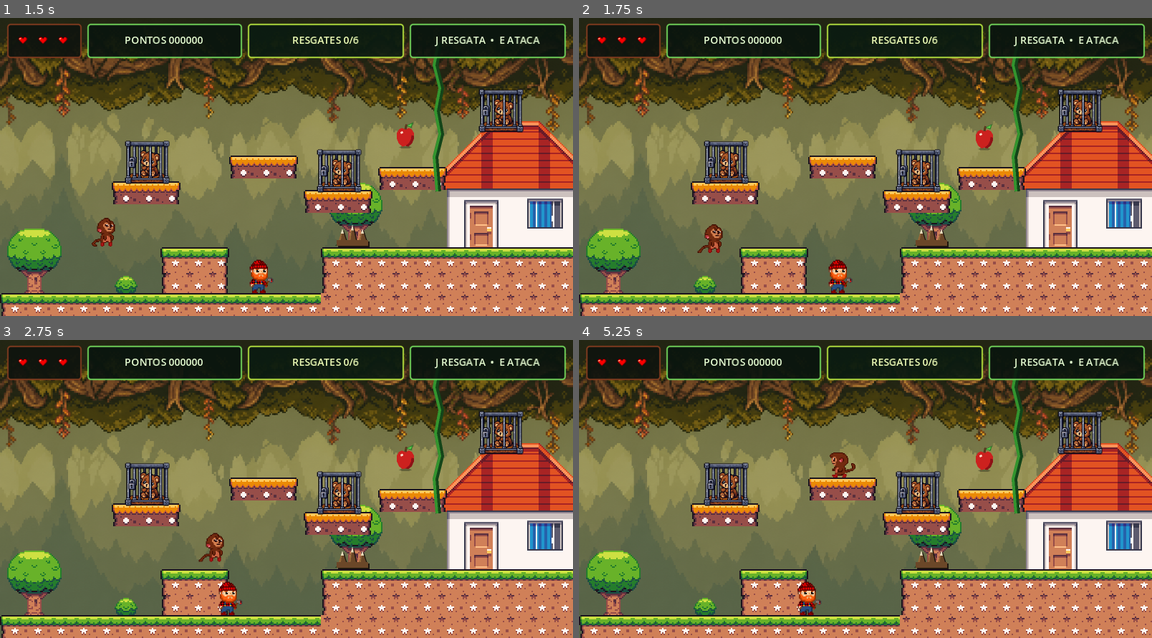
Above: before the commit, frames 1-4 (two rows, left to right).
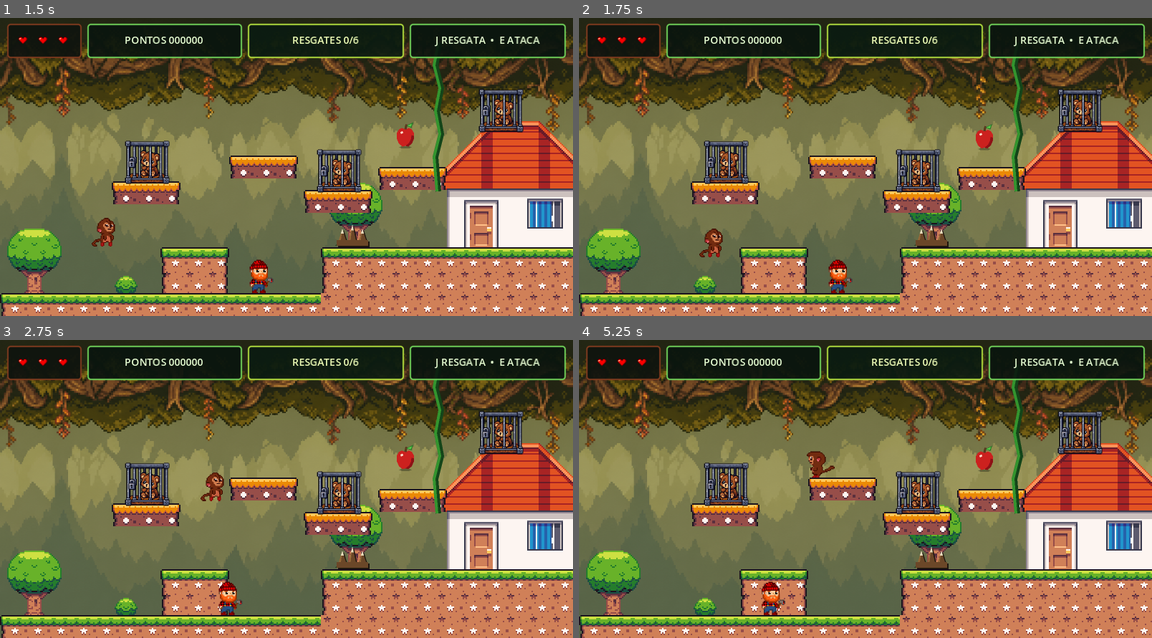
Above: after the commit, the same moments.

Repository: JhosefyRocha/PunchGame
Game: Godot game, scene res://PrimeiraCena.tscn
The game is run twice, just before and just after one commit, with the same random seed, the same clock (stepped at 60 frames per second) and the same inputs.
Inputs:
- Up to frame 1 (1.5 s): click "↻ REINICIAR JOGO" at 0.5 s; tap Enter (ui_accept) at 1.25 s; hold D (right) from 1.28 s (still down); tap Space (jump) at 1.35 s
- Up to frame 2 (1.75 s): keep holding D (right); tap Space (jump) at 1.52 s
- Up to frame 3 (2.75 s): keep holding D (right); tap Space (jump) at 1.82, 2.27, 2.3, 2.57 s; tap E (attack) at 2.1 s
- Up to frame 4 (5.25 s): release D (right) at 2.78 s; hold A (left) 2.78-3.53 s; tap J (interact) at 2.85, 5.1 s; tap Space (jump) at 3.05, 3.6, 3.77, 4.07, 4.52, 4.55, 4.82 s; hold D (right) 3.53-5.03 s; tap E (attack) at 4.35 s; hold A (left) from 5.03 s (still down)

Frame 1 is identical in both runs. In frame 2, 0.3% of the frame differs, in the area x 20-26%, y 69-81%; in frame 3, 0.5%; in frame 4, 1.4%, in the area x 21-91%, y 24-93%.

Commit message:
feat(player): adiciona pulo duplo
Permite um pulo extra no ar (DOUBLE_JUMP_VELOCITY, um pouco mais fraco
que o pulo do chao). O pulo extra recarrega ao tocar o chao ou segurar
numa vinha, e continua disponivel ao cair de uma borda. A animacao de
pulo reinicia no segundo pulo para ficar visivel.

Diff:
--- a/entities/player.gd
+++ b/entities/player.gd
@@ -2,6 +2,8 @@
 
 const SPEED := 80.0
 const JUMP_VELOCITY := -300.0
+const DOUBLE_JUMP_VELOCITY := -260.0
+const MAX_AIR_JUMPS := 1
 const HIT_SCALE_FACTOR := 0.25
 const VINE_CLIMB_SPEED := 65.0
 const DAMAGE_INVULNERABILITY_TIME := 1.0
@@ -26,6 +28,7 @@
 var respawn_position: Vector2
 var attack_targets_hit: Dictionary = {}
 var attack_sequence := 0
+var air_jumps_left := MAX_AIR_JUMPS
 
 
 func _ready() -> void:
@@ -44,11 +47,23 @@
 	elif not is_on_floor():
 		velocity += get_gravity() * delta
 
+	# O pulo extra no ar recarrega ao tocar o chao ou segurar numa vinha.
+	if is_on_floor() or is_on_vine:
+		air_jumps_left = MAX_AIR_JUMPS
+
 	if is_on_vine and Input.is_action_just_pressed(&"vine_release"):
 		velocity.y = JUMP_VELOCITY
 		vines_in_reach = 0
-	elif not is_on_vine and Input.is_action_just_pressed(&"jump") and is_on_floor():
-		velocity.y = JUMP_VELOCITY
+	elif not is_on_vine and Input.is_action_just_pressed(&"jump"):
+		if is_on_floor():
+			velocity.y = JUMP_VELOCITY
+		elif air_jumps_left > 0:
+			air_jumps_left -= 1
+			velocity.y = DOUBLE_JUMP_VELOCITY
+			# Reinicia a animacao para o segundo pulo ficar visivel.
+			if not is_hitting:
+				anim.play(&"jump")
+				anim.frame = 0
 
 	if Input.is_action_just_pressed(&"attack") and not is_hitting:
 		start_attack()
